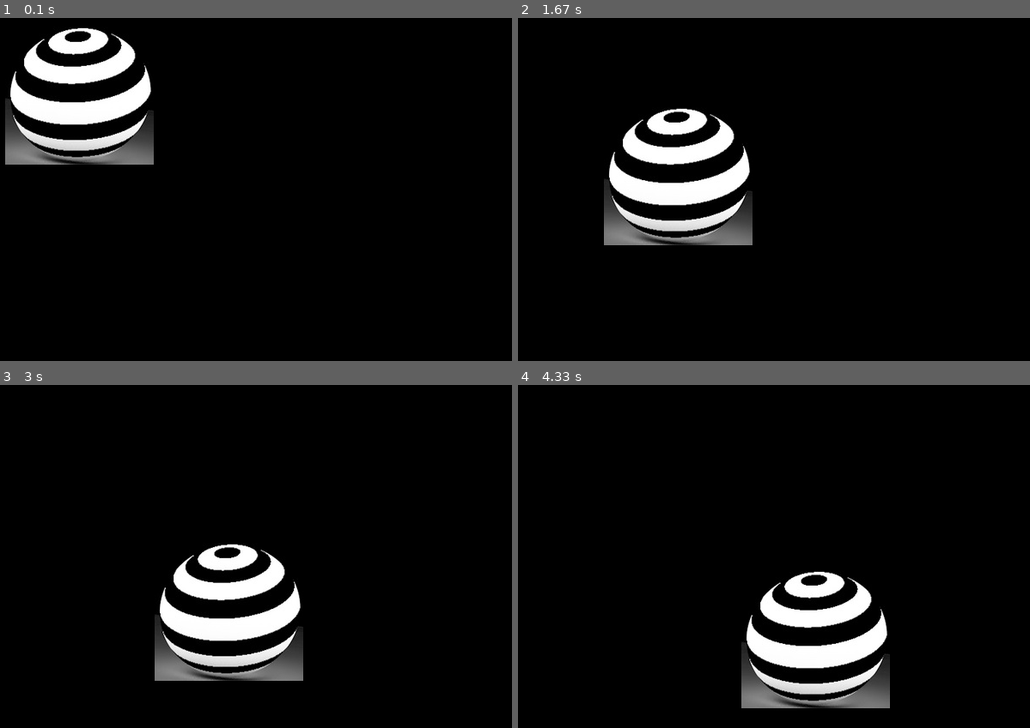
Above: before the commit, frames 1-4 (two rows, left to right).
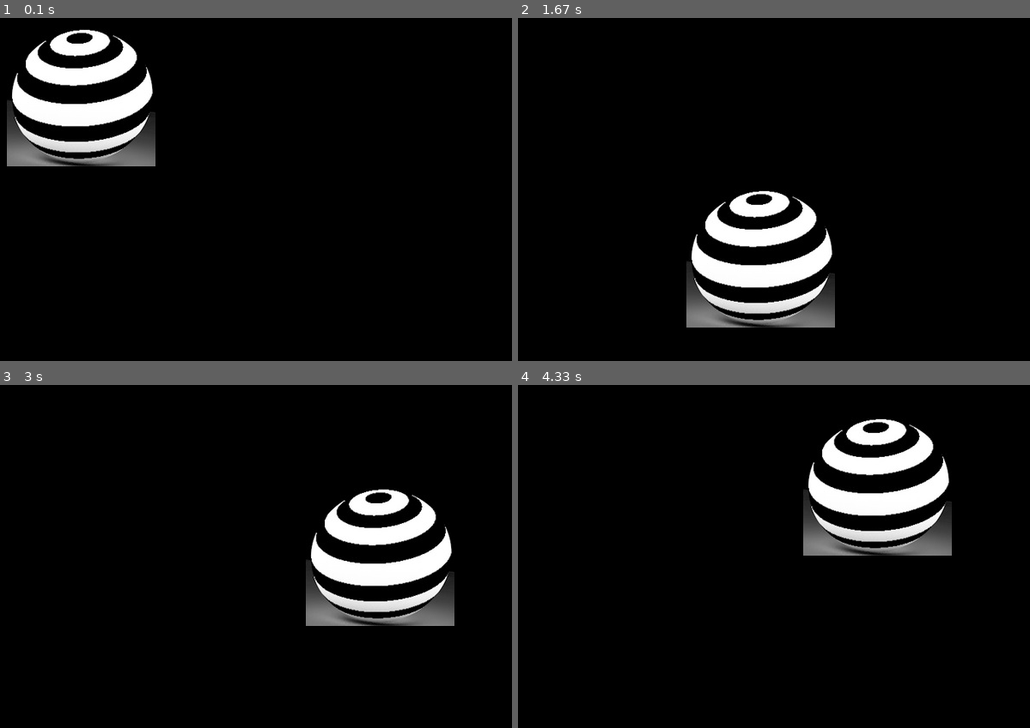
Above: after the commit, the same moments.

Repository: 2058633972/pygame_learning
Game: pygame game, started from BallGame/BallGame.py
Same seed, same stepped clock (60 frames per second), same inputs: the game is played once before the commit and once after it.
Inputs:
- Up to frame 1 (0.1 s): no input
- Up to frame 2 (1.67 s): no input
- Up to frame 3 (3 s): no input
- Up to frame 4 (4.33 s): no input

The runs differ from the first frame. In frame 1, 2.3% of the frame differs, in the area x 1-31%, y 2-44%; in frame 2, 12%; in frame 3, 13%, in the area x 30-89%, y 30-87%; in frame 4, 13%.

Commit message:
节奏型

Diff:
--- a/BallGame/BallGame.py
+++ b/BallGame/BallGame.py
@@ -5,9 +5,11 @@
 speed = [1, 1]
 black = 0, 0, 0
 screen = pygame.display.set_mode(size)
-pygame.display.set_caption("壁球小游戏展示型")
-ball = pygame.image.load("BallGame/ball.gif")
+pygame.display.set_caption("壁球小游戏节奏型")
+ball = pygame.image.load("ball.gif")
 ballrect = ball.get_rect()
+fps=300
+fclock=pygame.time.Clock()
 while True:
     for event in pygame.event.get():
         if event.type == pygame.QUIT:
@@ -20,3 +22,4 @@
     screen.fill(black)
     screen.blit(ball, ballrect)
     pygame.display.update()
+    fclock.tick(fps)
